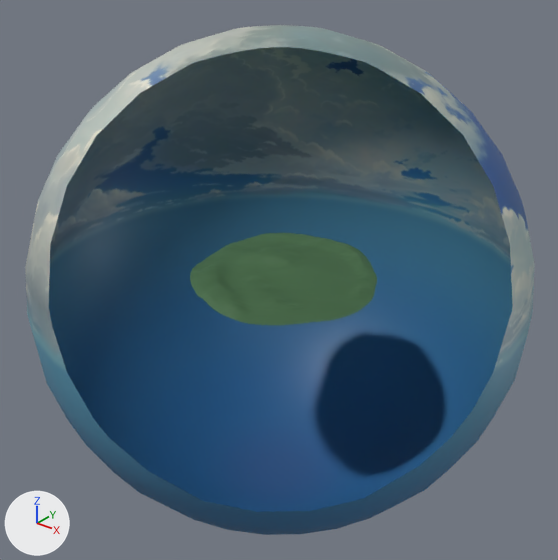
One commit to the glTF model frontend/public/assets/environment/hub.glb: the scene before it, then after it.
One viewpoint serves both versions: a 50 mm lens placed at (354.0, -445.0, 279.0), pointed at (-6.0, 5.0, 0.0). Every picture has the same lights, and +X, +Y and +Z are marked at lower left. The picture after the commit comes second. Everything nearer to the camera than a plane just in front of the edit is cut away. Where no turn or scale is listed for an object, it has been applied to the vertices.

Objects in the first picture: 'ground', 'sky'.
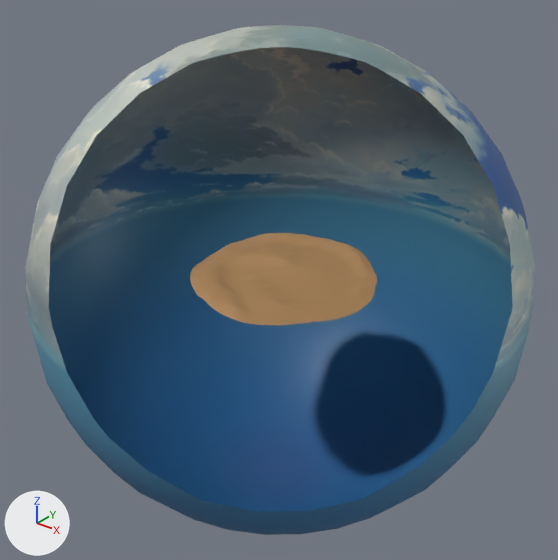
What differs and where, as boxes (x1, y1, x2, y2) in the pictures (558 x 560 px):
'ground', recoloured (lighter)
    both: (190, 233, 377, 325)

Edits to the bpy script that builds the scene:
```text
Add mat_floor:
    mat_floor = bpy.data.materials.new('floor')
    # nodes: BsdfPrincipled, Mix, OutputMaterial, VertexColor
    # colours: beige #d4a673, mixed with the vertex colours
Change me_plane_009:
    where me_plane_009.from_pydata(...)  # 16641 vertices, 32768 faces; spans x -88.0..74.0, y -78.0..91.0, z 0.0..7.0
    remove me_plane_009.materials.append(mat_grass_002)
    add me_plane_009.materials.append(mat_floor)
```
